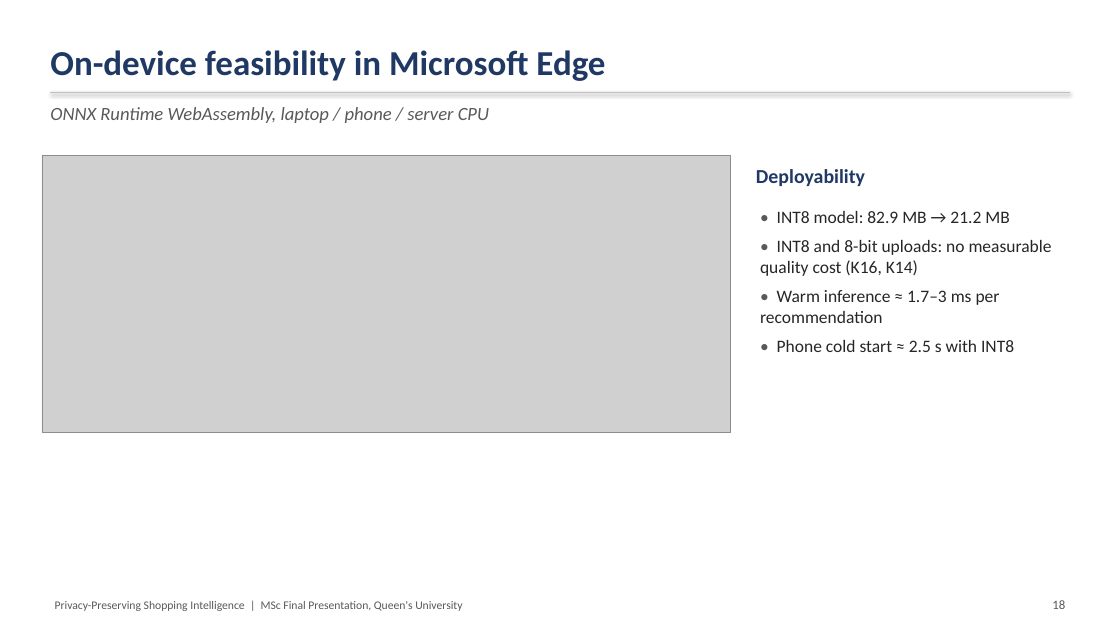
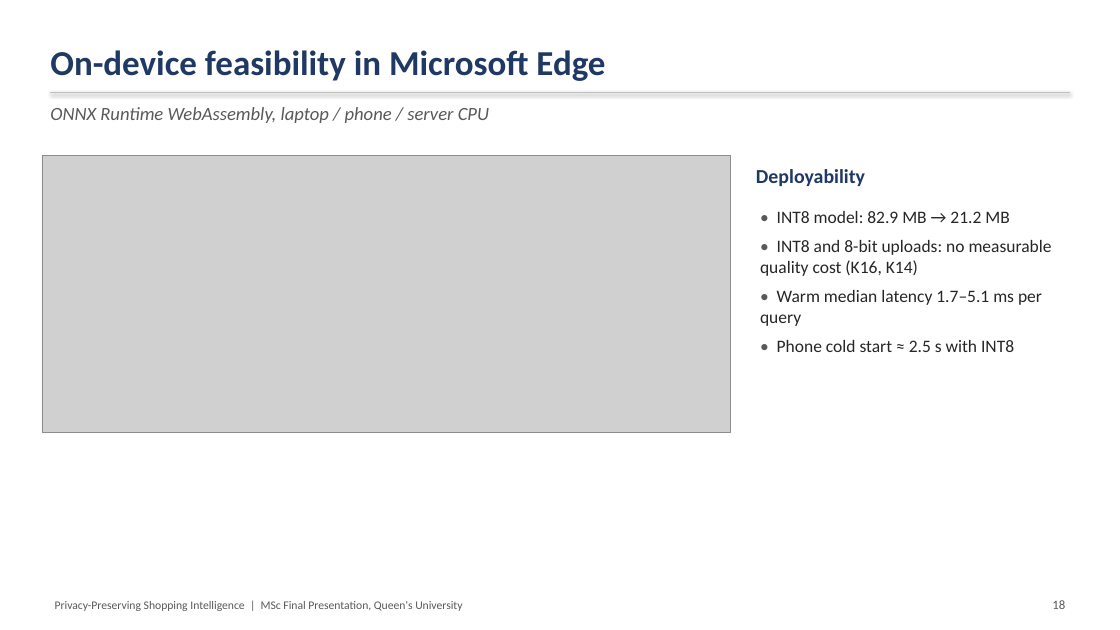
Before and after one commit to microsoftproject26/Privacy-Preserving-Shopping-Intelligence, a slide deck: slide 18 of thesis/PPSI_Final_Presentation.pptx. Drawn at 1120x630 pixels with LibreOffice and Linux fonts; fonts in the diff are those of the drawing; grey boxes stand for pictures. Boxes give left, top, right and bottom in pixels: in the first picture for what was removed or moved away, otherwise in the second. Text is boxed around its words. In the diff, an @@ line names an element or a change of style, - is before the commit and + after.

```diff
--- a/thesis/PPSI_Final_Presentation.pptx
+++ b/thesis/PPSI_Final_Presentation.pptx
@@ text at bbox=[760, 290, 1042, 326]: text changed @@
-• Warm inference ≈ 1.7–3 ms per recommendation
+• Warm median latency 1.7–5.1 ms per query
```
Also in this commit, not shown: 2 other slides changed, 1 other file.
